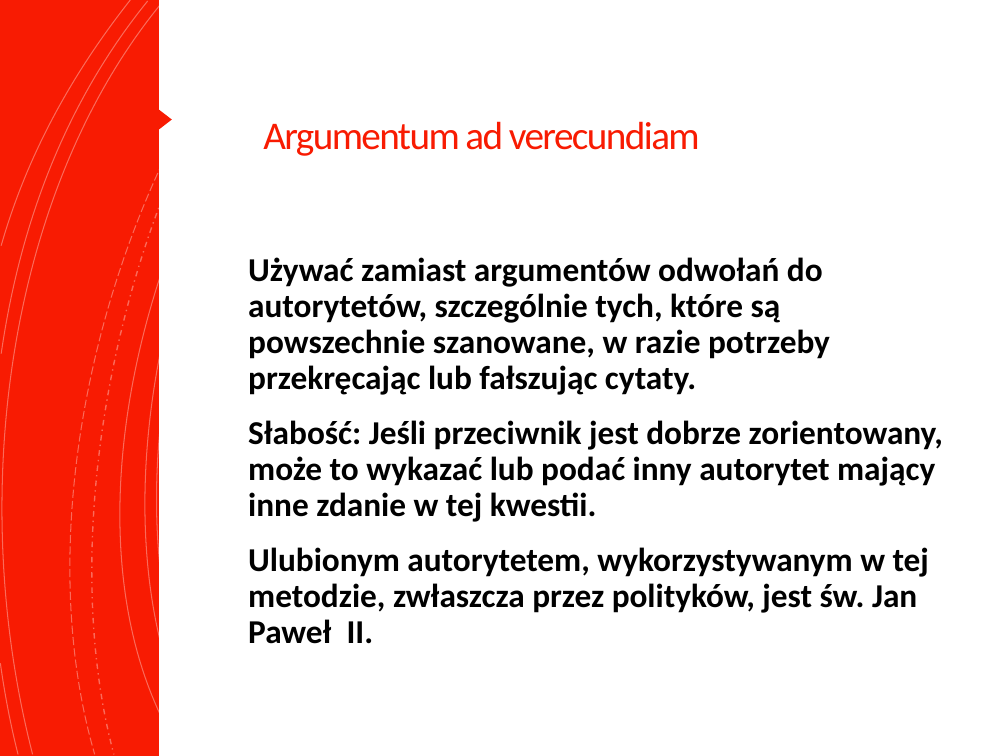
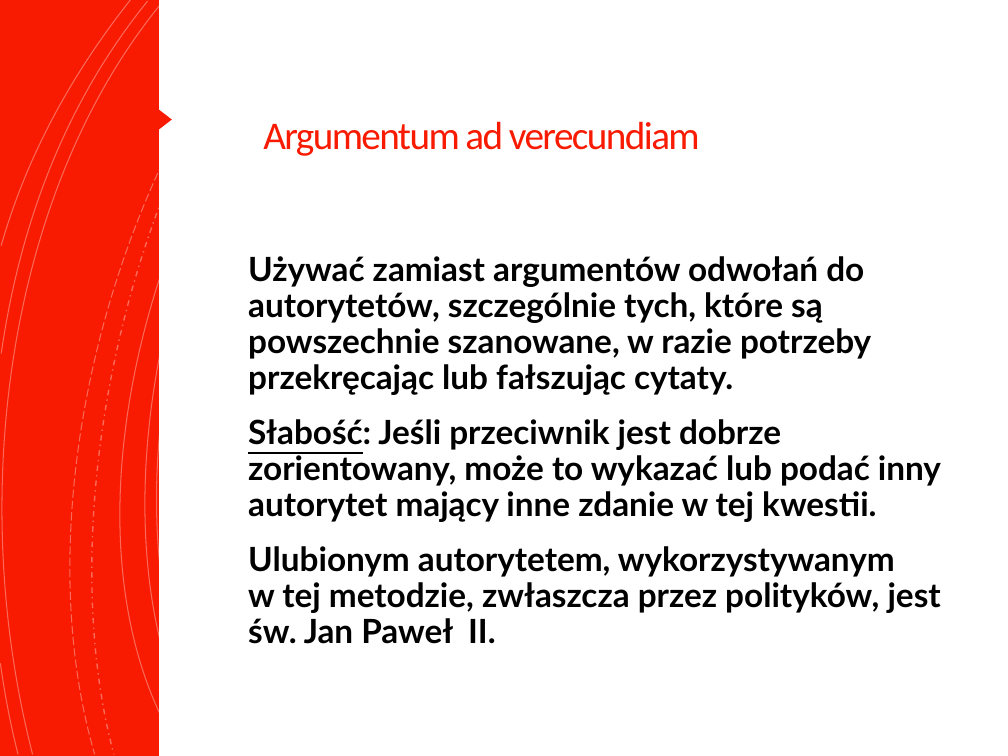
Before and after one commit to blackbat13/cs-lut, a slide deck: slide 28 of Inne/Fake News.pptx. Drawn at 1008x756 pixels with LibreOffice and Linux fonts; fonts in the diff are those of the drawing. Boxes give left, top, right and bottom in pixels: in the first picture for what was removed or moved away, otherwise in the second. Text is boxed around its words. In the diff, an @@ line names an element or a change of style, - is before the commit and + after.

```diff
--- a/Inne/Fake News.pptx
+++ b/Inne/Fake News.pptx
@@ text "Używać zamiast argumentów odwołań do ..." at (x1=248, y1=256, x2=941, y2=644): font Calibri to Lato; underline on in "Słabość:" @@
```
Also in this commit, not shown: 26 other slides changed, 7 other files.
